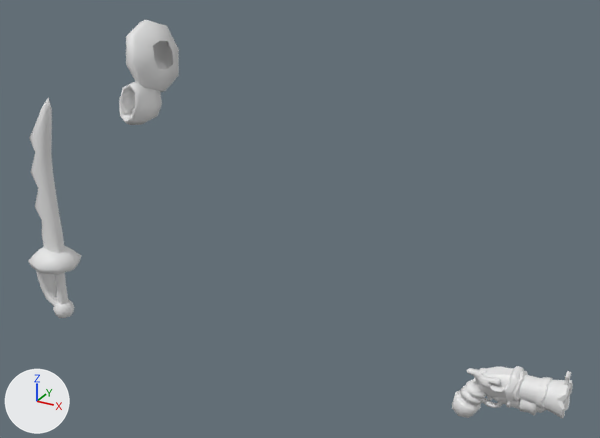
Before and after pictures for a commit that changed the Blender file Documentação/Personagens/pirata/pirata.blend.
The view is the same before and after, from a 50 mm lens placed at (1.84, -2.59, 2.11), pointed at (0.39, 0.05, 0.79). The axes (+X, +Y, +Z) are drawn at lower left. The lights are the same throughout. The same objects are shown in both versions, whatever each file hides.

The first picture shows 'cabo', 'cano', 'controle', 'espada', 'tambor'.
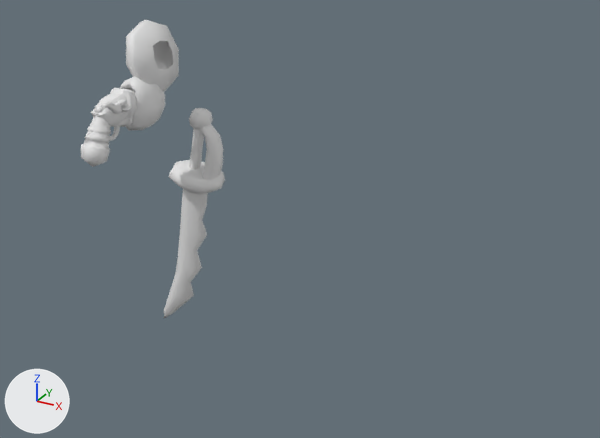
Pixel boxes (x1, y1, x2, y2) of what changed, in the pictures (600 x 438 px; the box of a moved part takes in the faces that stretch with it):
'espada', mesh turned: before (28, 97, 82, 318); after (164, 108, 225, 318)
'controle', reshaped: before (119, 20, 179, 125); after (120, 20, 179, 130)
'cabo', mesh turned: before (452, 368, 571, 418); after (81, 100, 133, 167)
'cano', mesh turned: before (513, 371, 573, 418); after (123, 88, 165, 115)
'tambor', mesh turned: before (475, 366, 524, 402); after (91, 88, 134, 125)
part 4 of me_controle, moved or reshaped: before (119, 81, 162, 125); after (120, 76, 166, 130)

The change, as a diff of the scene's bpy script:
```diff
--- a/Documentação/Personagens/pirata/pirata.blend.py
+++ b/Documentação/Personagens/pirata/pirata.blend.py
@@ me_cabo @@
 me_cabo.from_pydata(...)  # 449 vertices, 424 faces; spans x 1.082..1.49, y -0.082..0.052, z 0.152..0.447
 # used by ob_cabo; location = (0.0, 0.0, 0.0)
+# me_cabo part 1: the whole mesh is turned 90 degrees about the z axis through its middle, then moved by (-1.53, -0.197, 0.877)
@@ me_tambor @@
 me_tambor.from_pydata(...)  # 140 vertices, 138 faces; spans x 1.162..1.329, y -0.06..0.058, z 0.285..0.407
 # used by ob_tambor; location = (0.0, 0.0, 0.0)
+# me_tambor part 2: the whole mesh is turned 90 degrees about the z axis through its middle, then moved by (-1.504, -0.251, 0.877)
@@ me_cano @@
 me_cano.from_pydata(...)  # 362 vertices, 336 faces; spans x 1.238..1.498, y -0.069..0.067, z 0.281..0.415
 # used by ob_cano; location = (0.0, 0.0, 0.0)
+# me_cano part 3: the whole mesh is turned 90 degrees about the z axis through its middle, then moved by (-1.626, -0.129, 0.877)
@@ me_controle @@
 # used by ob_controle; location = (0.0, 0.0, 0.0)
-me_controle.from_pydata(...)  # 98 vertices, 88 faces; spans x -0.307..-0.189, y -0.174..0.158, z 1.112..1.511
+me_controle.from_pydata(...)  # 98 vertices, 88 faces; spans x -0.326..-0.185, y -0.182..0.158, z 1.089..1.511
+# me_controle part 4: 58 of 98 vertices moved; they spanned x -0.306..-0.207, y -0.174..0.033, z 1.112..1.297 and now span x -0.326..-0.185, y -0.182..0.047, z 1.089..1.319; mean shift (0.0, 0.0, 0.0); largest move (-0.216, -0.047, 1.257) -> (-0.198, -0.039, 1.272)
@@ me_espada @@
 me_espada.from_pydata(...)  # 213 vertices, 188 faces; spans x -1.055..-0.799, y -0.114..0.114, z -0.001..1.129
 # used by ob_espada; location = (0.0, 0.0, 0.0)
+# me_espada part 5: the whole mesh is turned -168.9 degrees about the y axis through its middle, then moved by (0.692, 0.172, 0.012)
```
